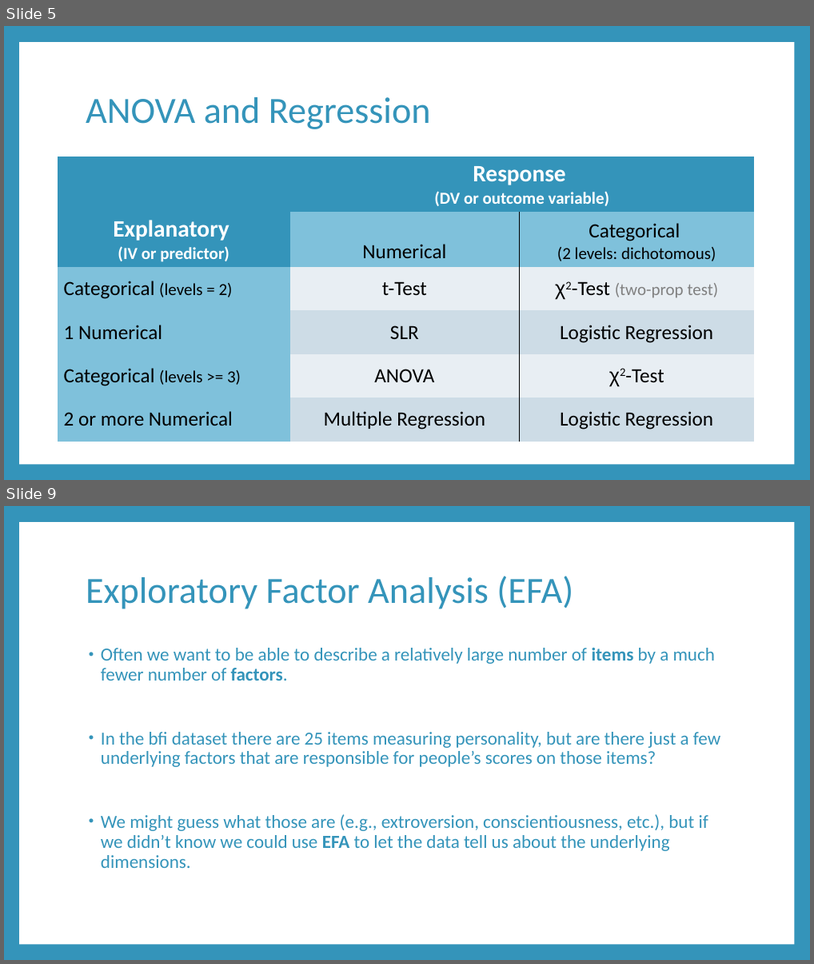
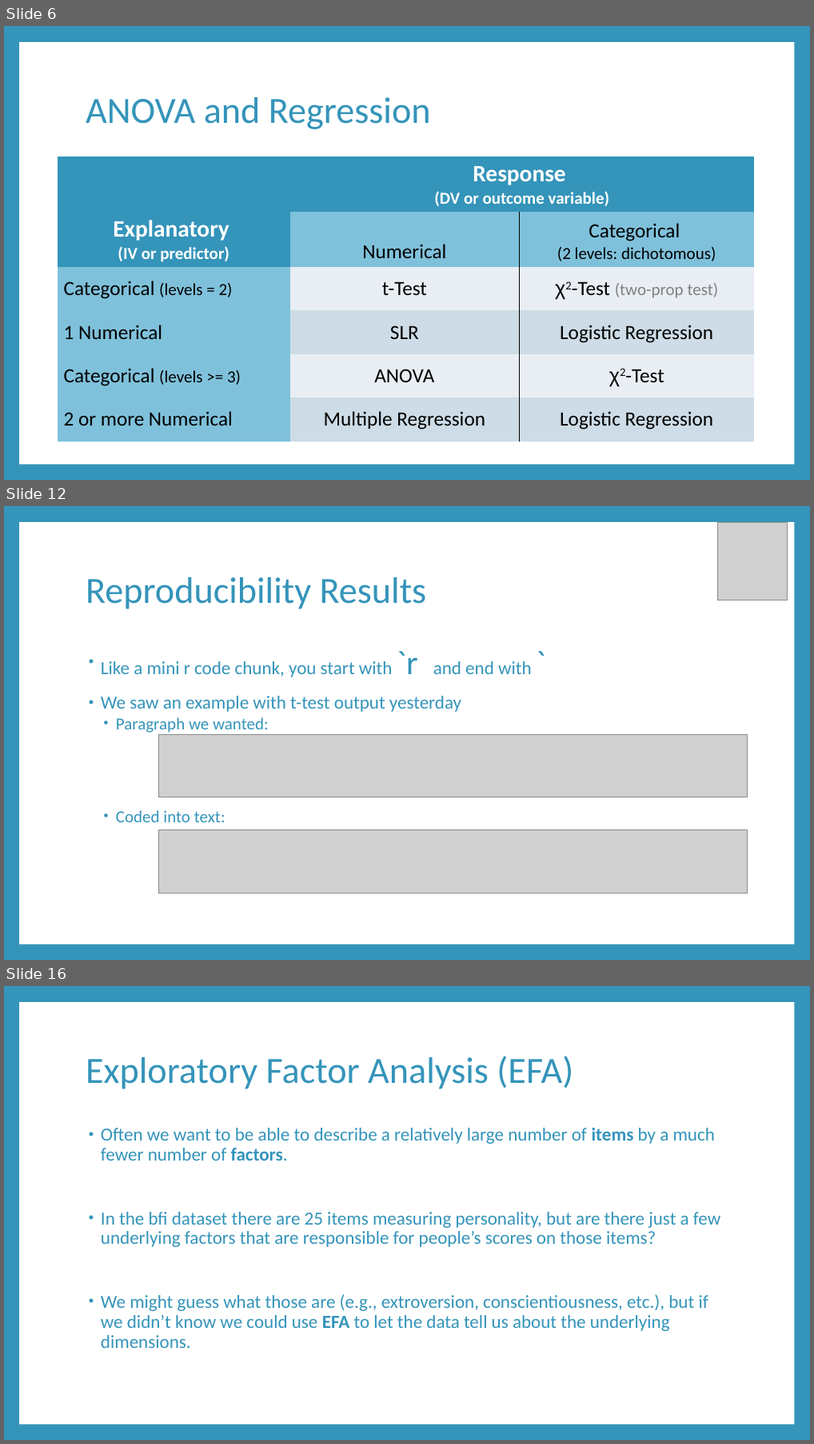
Before and after one commit to RandiLGarcia/datic-intro-to-r, a slide deck: docs/Day 2 Slides.pptx. Shown one above the other, each under a label of ours: slides 5 and 9 before the commit, slides 6, 12 and 16 after it; the slides between them are not shown. The pictures are 814x964 and 814x1444 pixels, drawn with LibreOffice and Linux fonts; fonts in the diff are those of the drawing; grey boxes stand for pictures. Boxes give left, top, right and bottom in pixels: in the first picture for what was removed or moved away, otherwise in the second. Text is boxed around its words. In the diff, an @@ line names an element or a change of style, - is before the commit and + after.

```diff
--- a/docs/Day 2 Slides.pptx
+++ b/docs/Day 2 Slides.pptx
@@ slide 12 added at [4, 506, 810, 960], background #3494BA; not listed: 1 template element that a slide beside it also shows @@
@@ picture added at [718, 522, 788, 600] @@
@@ title added at [86, 577, 427, 609], 44 pt, text #3494BA @@
+Reproducibility Results
@@ text added at [101, 651, 532, 822], 22 pt, text #3494BA @@
+• Like a mini r code chunk, you start with `r and end with `
+• We saw an example with t-test output yesterday
+  • Paragraph we wanted:
+  • Coded into text:
@@ picture added at [159, 734, 748, 797] @@
@@ picture added at [159, 830, 748, 892] @@
@@ what was slide 5 is now slide 6 @@
@@ what was slide 9 is now slide 16 @@
```
Also in this commit, not shown: 10 slides changed, 8 other slides added, 1 slide removed, 58 other files.
